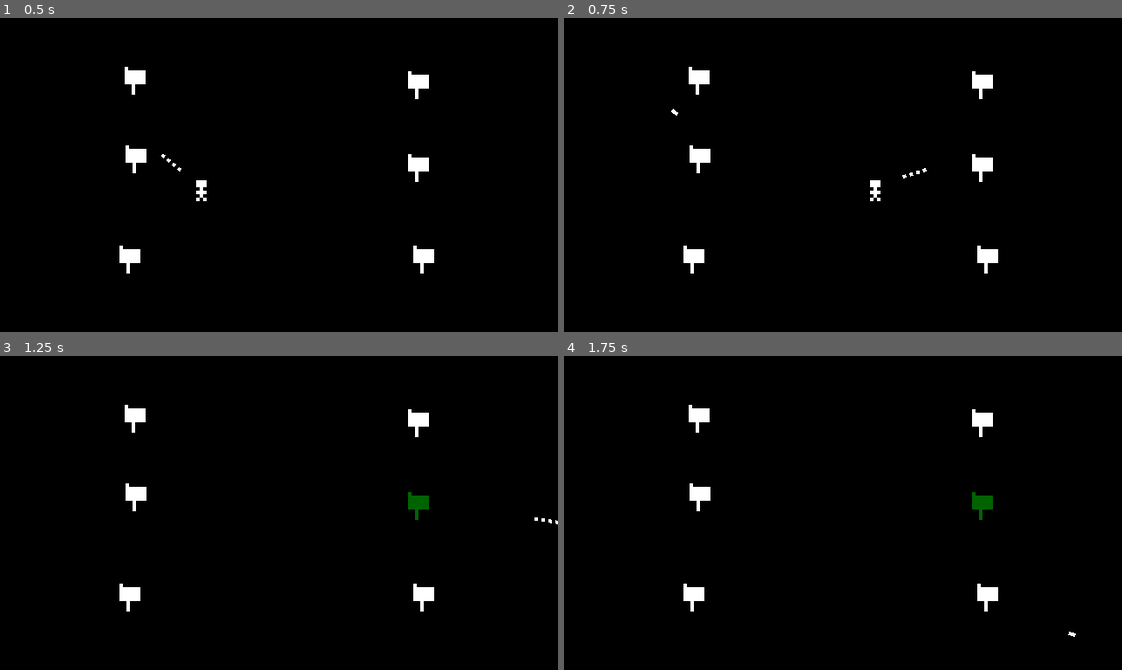
Above: before the commit, frames 1-4 (two rows, left to right).
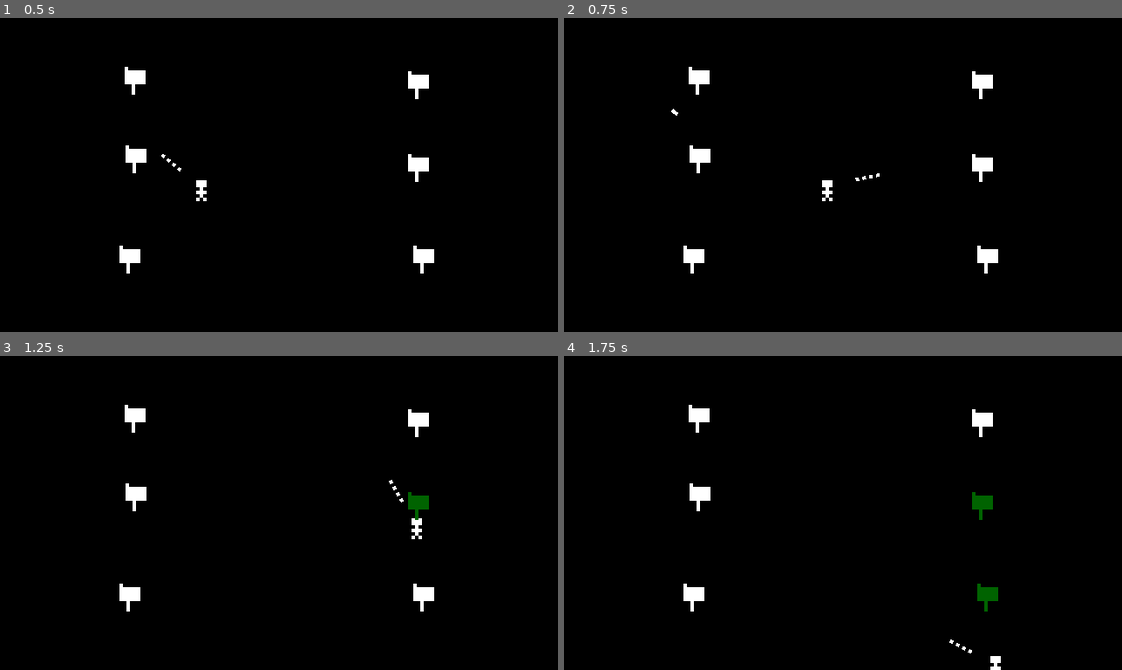
Above: after the commit, the same moments.

Repository: granumignis/PaperDelivery2000
Game: Godot game, scene res://Level00.tscn
Same seed, same stepped clock (60 frames per second), same inputs: the game is played once before the commit and once after it.
Inputs (mouse positions are in pixels of both pictures, inside the frame that each line leads up to):
- Up to frame 1 (0.5 s): no input
- Up to frame 2 (0.75 s): tap Enter (ui_accept) at 0.5 s; move the mouse to (965, 159) at 0.52 s; hold Right (ui_right) from 0.53 s (still down)
- Up to frame 3 (1.25 s): keep holding Right (ui_right); tap Enter (ui_accept) at 0.77 s
- Up to frame 4 (1.75 s): move the mouse to (731, 528) at 1.27 s; release Right (ui_right) at 1.28 s; hold Down (ui_down) from 1.28 s (still down); tap Enter (ui_accept) at 1.52 s

Frame 1 is identical in both runs. In frame 2, 0.2% of the frame differs, in the area x 46-65%, y 47-59%; in frame 3, 0.1%; in frame 4, 0.3%, in the area x 69-92%, y 72-100%.

Commit message:
dual stick gamepad support!

Diff:
--- a/Level00.tscn
+++ b/Level00.tscn
@@ -18,6 +18,7 @@
 }
 
 [node name="PaperBoy" parent="." instance=ExtResource( 3 )]
+SPEED = 88
 
 [node name="JumboTron" parent="." instance=ExtResource( 4 )]
 
@@ -30,11 +31,11 @@
 [node name="MailBox3" parent="." instance=ExtResource( 1 )]
 position = Vector2( 121.092, 73.1856 )
 
-[node name="MailBox" parent="MailBox3" instance=ExtResource( 1 )]
-position = Vector2( -82.378, -28.6378 )
-
-[node name="MailBox" parent="MailBox3/MailBox" instance=ExtResource( 1 )]
-position = Vector2( -1.76777, 28.8146 )
-
 [node name="MailBox4" parent="." instance=ExtResource( 1 )]
 position = Vector2( 38.3606, 22.0971 )
+
+[node name="MailBox5" parent="." instance=ExtResource( 1 )]
+position = Vector2( 38.714, 44.5478 )
+
+[node name="MailBox6" parent="." instance=ExtResource( 1 )]
+position = Vector2( 36.9462, 73.3624 )
--- a/Objects/aim-visual.gd
+++ b/Objects/aim-visual.gd
@@ -2,4 +2,17 @@
 
 func _process(delta):
 	var player = get_parent()
+
+	# Mouse based aiming
 	rotation = player.get_local_mouse_position().angle()
+
+	# Right-Stick (GamePad) Based Aiming
+	# Code below from https://godotengine.org/qa/35254/how-to-aim-right-game-pad-analog-stick
+	var deadzone = 0.20
+	var controllerangle = Vector2.ZERO
+	var xAxisRL = Input.get_joy_axis(0, JOY_AXIS_2)
+	var yAxisUD = Input.get_joy_axis(0 ,JOY_AXIS_3)
+
+	if abs(xAxisRL) > deadzone || abs(yAxisUD) > deadzone:
+	    controllerangle = Vector2(xAxisRL, yAxisUD).angle()
+	    rotation = controllerangle
--- a/project.godot
+++ b/project.godot
@@ -64,6 +64,35 @@
 , Object(InputEventKey,"resource_local_to_scene":false,"resource_name":"","device":0,"alt":false,"shift":false,"control":false,"meta":false,"command":false,"pressed":false,"scancode":32,"unicode":0,"echo":false,"script":null)
 , Object(InputEventJoypadButton,"resource_local_to_scene":false,"resource_name":"","device":0,"button_index":0,"pressure":0.0,"pressed":false,"script":null)
 , Object(InputEventMouseButton,"resource_local_to_scene":false,"resource_name":"","device":0,"alt":false,"shift":false, …(202 unchanged characters)…
+, Object(InputEventJoypadMotion,"resource_local_to_scene":false,"resource_name":"","device":0,"axis":7,"axis_value":1.0,"script":null)
+ ]
+}
+ui_left={
+"deadzone": 0.5,
+"events": [ Object(InputEventKey,"resource_local_to_scene":false,"resource_name":"","device":0,"alt":false,"shift":false,"control":false,"meta":false,"command":false,"pressed":false,"scancode":16777231,"unicode":0,"echo":false,"script":null)
+, Object(InputEventJoypadButton,"resource_local_to_scene":false,"resource_name":"","device":0,"button_index":14,"pressure":0.0,"pressed":false,"script":null)
+, Object(InputEventJoypadMotion,"resource_local_to_scene":false,"resource_name":"","device":0,"axis":0,"axis_value":-1.0,"script":null)
+ ]
+}
+ui_right={
+"deadzone": 0.5,
+"events": [ Object(InputEventKey,"resource_local_to_scene":false,"resource_name":"","device":0,"alt":false,"shift":false,"control":false,"meta":false,"command":false,"pressed":false,"scancode":16777233,"unicode":0,"echo":false,"script":null)
+, Object(InputEventJoypadButton,"resource_local_to_scene":false,"resource_name":"","device":0,"button_index":15,"pressure":0.0,"pressed":false,"script":null)
+, Object(InputEventJoypadMotion,"resource_local_to_scene":false,"resource_name":"","device":0,"axis":0,"axis_value":1.0,"script":null)
+ ]
+}
+ui_up={
+"deadzone": 0.5,
+"events": [ Object(InputEventKey,"resource_local_to_scene":false,"resource_name":"","device":0,"alt":false,"shift":false,"control":false,"meta":false,"command":false,"pressed":false,"scancode":16777232,"unicode":0,"echo":false,"script":null)
+, Object(InputEventJoypadButton,"resource_local_to_scene":false,"resource_name":"","device":0,"button_index":12,"pressure":0.0,"pressed":false,"script":null)
+, Object(InputEventJoypadMotion,"resource_local_to_scene":false,"resource_name":"","device":0,"axis":1,"axis_value":-1.0,"script":null)
+ ]
+}
+ui_down={
+"deadzone": 0.5,
+"events": [ Object(InputEventKey,"resource_local_to_scene":false,"resource_name":"","device":0,"alt":false,"shift":false,"control":false,"meta":false,"command":false,"pressed":false,"scancode":16777234,"unicode":0,"echo":false,"script":null)
+, Object(InputEventJoypadButton,"resource_local_to_scene":false,"resource_name":"","device":0,"button_index":13,"pressure":0.0,"pressed":false,"script":null)
+, Object(InputEventJoypadMotion,"resource_local_to_scene":false,"resource_name":"","device":0,"axis":1,"axis_value":1.0,"script":null)
  ]
 }
 
